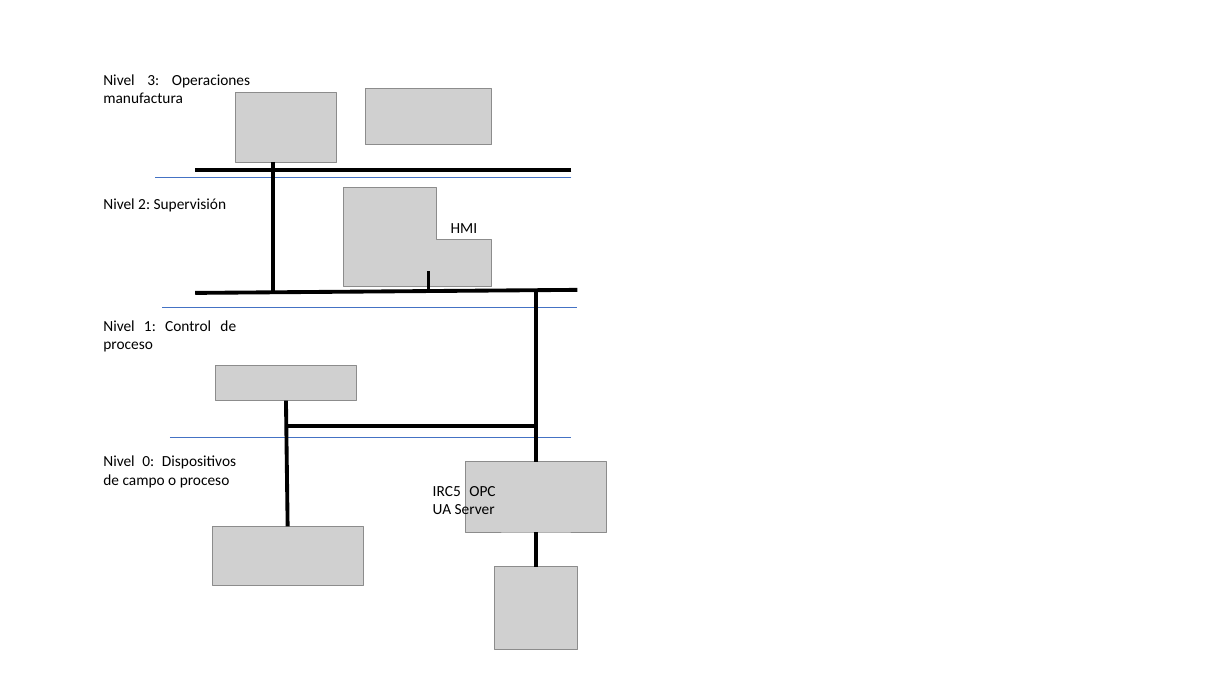
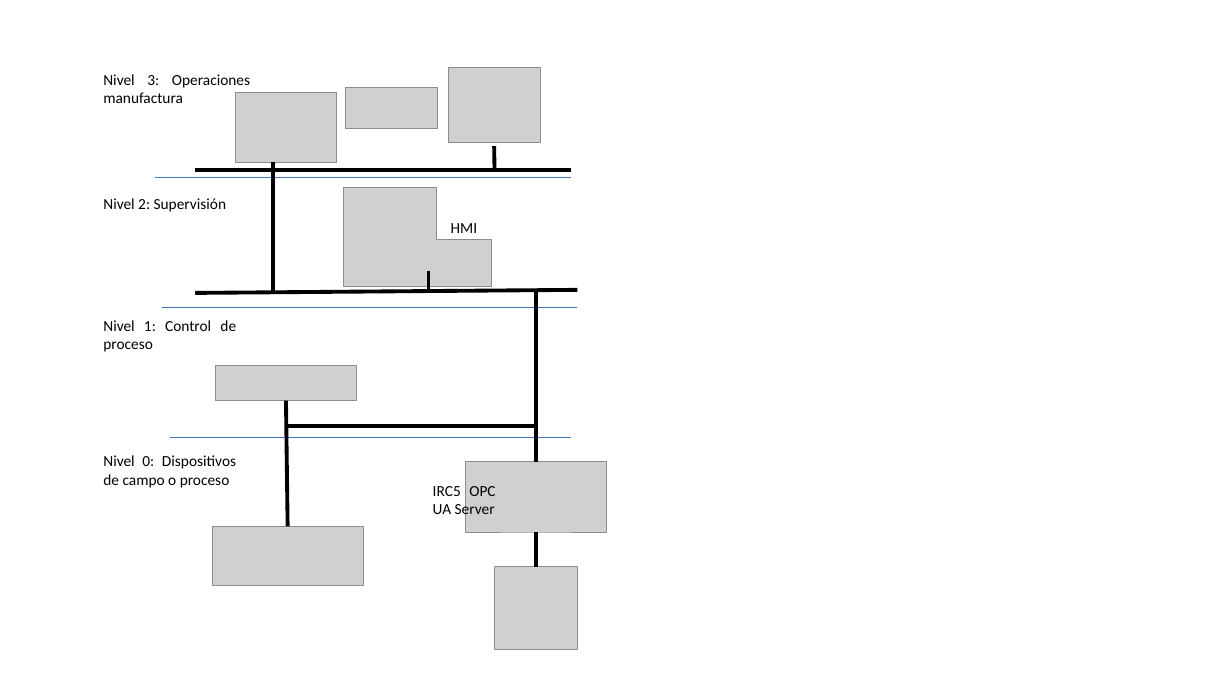
Before and after one commit to Auto2021-2/Agualim, a slide deck: slide 1 of assets/img/Comunicaciones.pptx. Drawn at 1232x693 pixels with LibreOffice and Linux fonts; fonts in the diff are those of the drawing; grey boxes stand for pictures. Boxes give left, top, right and bottom in pixels: in the first picture for what was removed or moved away, otherwise in the second. Text is boxed around its words. In the diff, an @@ line names an element or a change of style, - is before the commit and + after.

```diff
--- a/assets/img/Comunicaciones.pptx
+++ b/assets/img/Comunicaciones.pptx
@@ picture resized from (x1=365, y1=89, x2=492, y2=145) to (x1=346, y1=88, x2=438, y2=128) @@
@@ picture added at (x1=448, y1=67, x2=541, y2=143) @@
@@ line added from (494, 170) to (494, 146), #000000 3 pt @@
```
Also in this commit, not shown: 3 other files.
